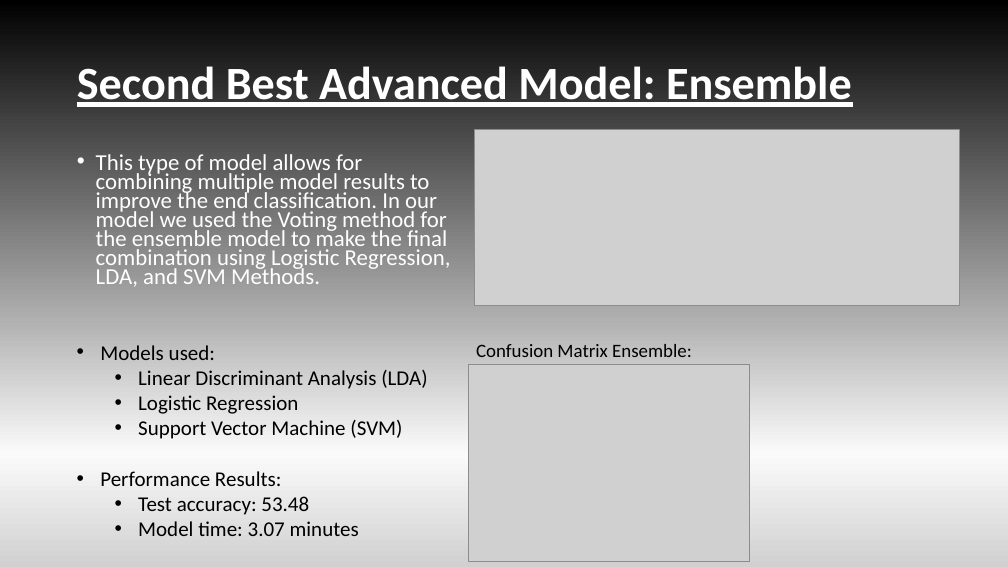
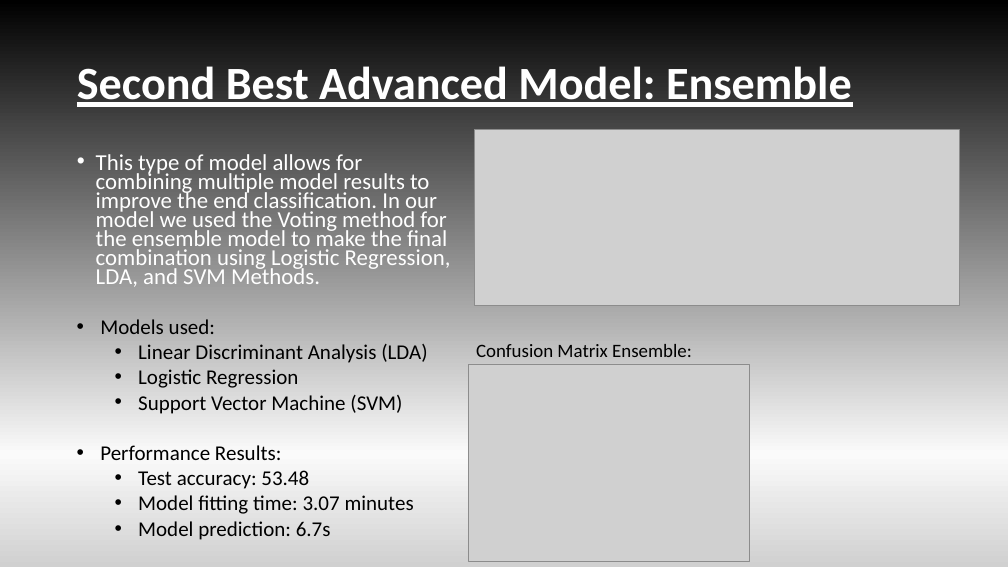
Before and after one commit to MakiMaki001/Spring2020-Project3-group5, a slide deck: slide 5 of doc/Project 3- Image Classification.pptx. Drawn at 1008x567 pixels with LibreOffice and Linux fonts; fonts in the diff are those of the drawing; grey boxes stand for pictures. Boxes give left, top, right and bottom in pixels: in the first picture for what was removed or moved away, otherwise in the second. Text is boxed around its words. In the diff, an @@ line names an element or a change of style, - is before the commit and + after.

```diff
--- a/doc/Project 3- Image Classification.pptx
+++ b/doc/Project 3- Image Classification.pptx
@@ text "Models used:": place and size @@
-text "Models used:" at (100, 345, 427, 536)
+text "Models used:" at (100, 319, 427, 540)
@@ text at (138, 495, 414, 540): text changed @@
-  • Model time: 3.07 minutes
+  • Model fitting time: 3.07 minutes
+  • Model prediction: 6.7s
```
Also in this commit, not shown: 2 other slides changed, 1 other file.
